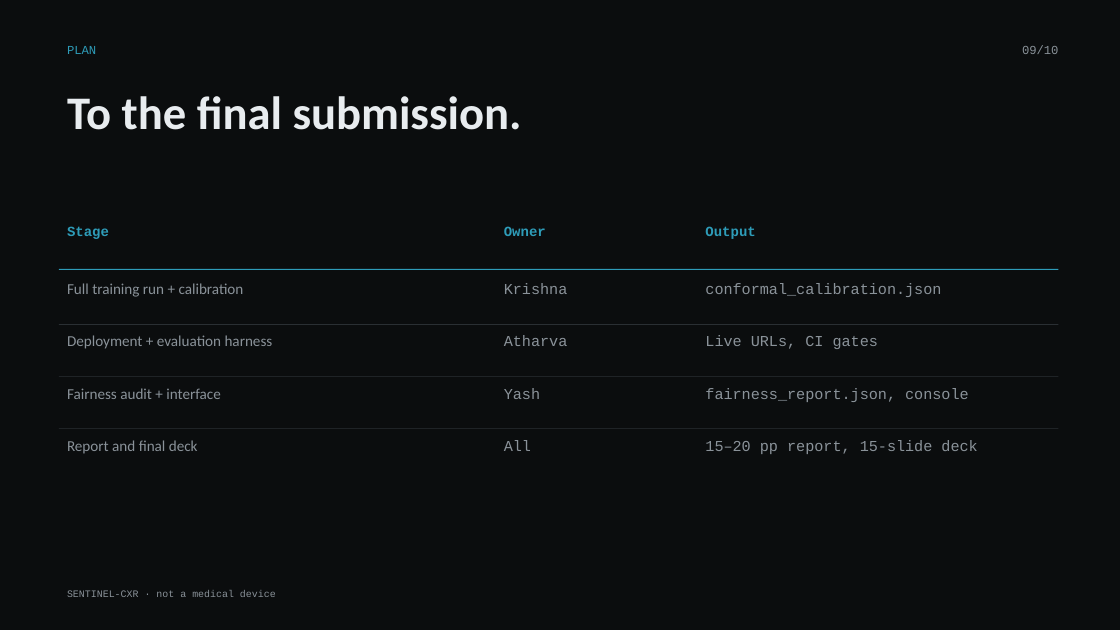
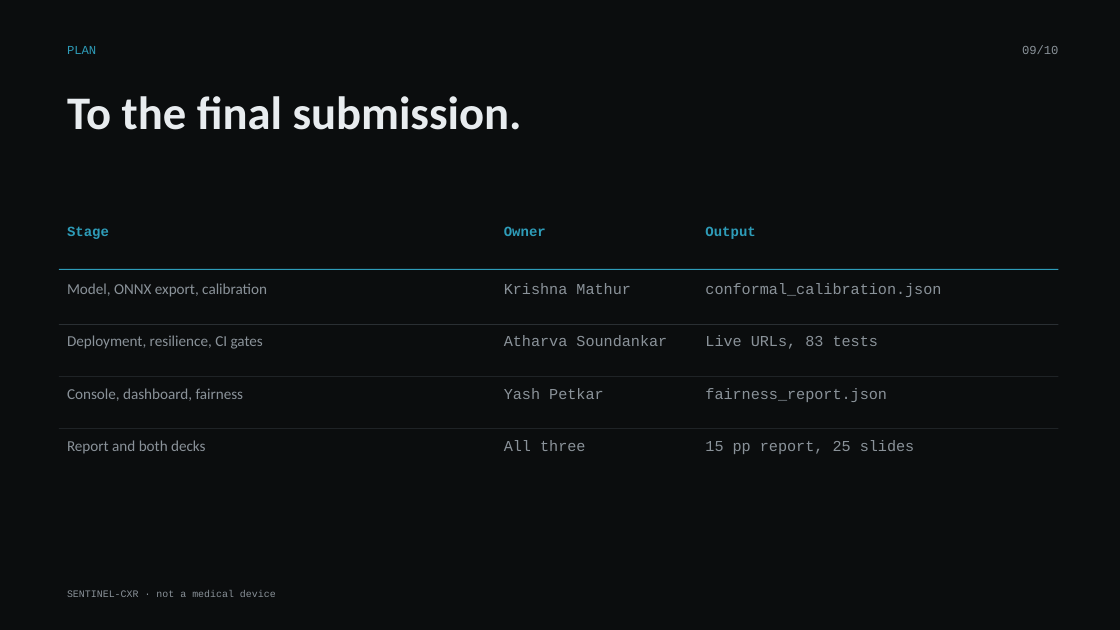
Before and after one commit to krish2105/Deep-Learning-, a slide deck: slide 9 of deliverables/decks/SENTINEL-CXR_Week6_Progress.pptx. Drawn at 1120x630 pixels with LibreOffice and Linux fonts; fonts in the diff are those of the drawing. Boxes give left, top, right and bottom in pixels: in the first picture for what was removed or moved away, otherwise in the second. Text is boxed around its words. In the diff, an @@ line names an element or a change of style, - is before the commit and + after.

```diff
--- a/deliverables/decks/SENTINEL-CXR_Week6_Progress.pptx
+++ b/deliverables/decks/SENTINEL-CXR_Week6_Progress.pptx
@@ text at (67,283,267,297): text changed @@
-Full training run + calibration
+Model, ONNX export, calibration
@@ text at (504,283,631,294): text changed @@
-Krishna
+Krishna Mathur
@@ text at (67,335,263,349): text changed @@
-Deployment + evaluation harness
+Deployment, resilience, CI gates
@@ text at (504,335,667,346): text changed @@
-Atharva
+Atharva Soundankar
@@ text at (705,335,878,349): text changed @@
-Live URLs, CI gates
+Live URLs, 83 tests
@@ text at (67,388,244,401): text changed @@
-Fairness audit + interface
+Console, dashboard, fairness
@@ text at (504,388,604,399): text changed @@
-Yash
+Yash Petkar
@@ text at (705,388,887,402): text changed @@
-fairness_report.json, console
+fairness_report.json
@@ text at (67,440,206,454): text changed @@
-Report and final deck
+Report and both decks
@@ text at (504,440,585,451): text changed @@
-All
+All three
@@ text at (705,440,915,454): text changed @@
-15–20 pp report, 15-slide deck
+15 pp report, 25 slides
```
Also in this commit, not shown: 2 other slides changed, 7 other files.
